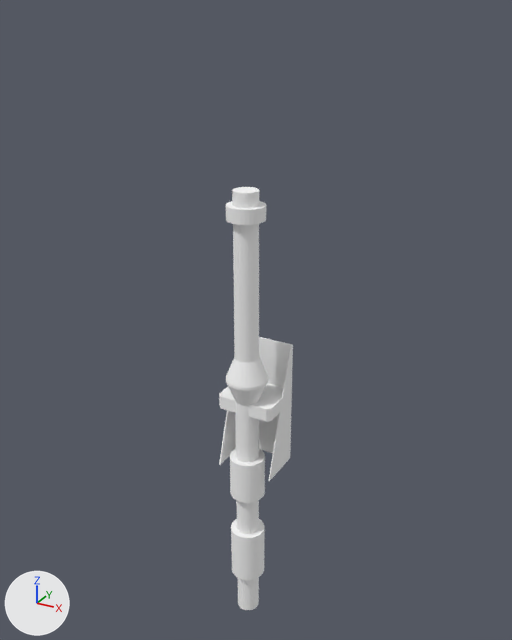
One commit to the Blender file 01-Models/Mars Rover/roverantenne.blend: the scene before it, then after it.
Both versions are drawn from a 50 mm camera at (0.96, -1.659, 1.239) aimed at (0.015, 0.059, 0.38). Arrows for +X, +Y and +Z are at lower left; the lights stay in place.
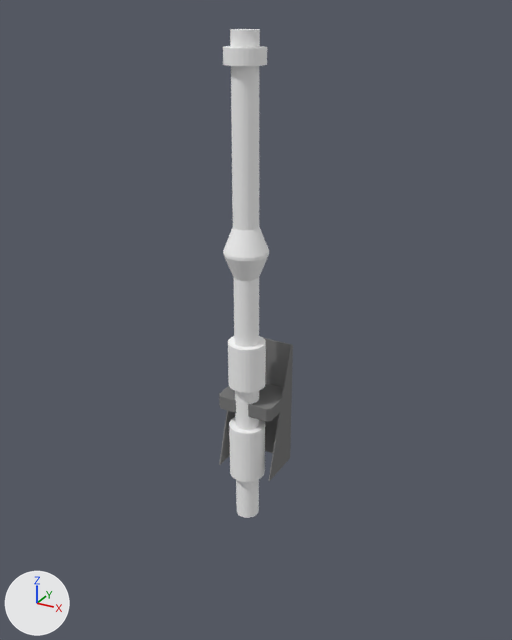
Where the change shows, as pixel boxes (x1, y1, x2, y2) in the pictures (512 x 640 px):
'mesh82', moved
    before: (226, 187, 268, 610)
    after: (223, 29, 269, 518)
'mesh136', recoloured
    both: (219, 337, 293, 481)

What changed in the scene script:
```text
Add mat_grau_normal:
    mat_grau_normal = diffuse_material('grau_normal')
    mat_grau_normal.base_color = (0.202, 0.202, 0.202)  # grey #7c7c7c
Change me_mesh136:
    where me_mesh136.from_pydata(...)  # 120 vertices, 68 faces; spans x -1.552..-1.369, y -0.31..-0.163, z 1.607..2.016
    remove me_mesh136.materials.append(mat_material0id)  # white #f7f7f7
    add me_mesh136.materials.append(mat_grau_normal)  # grey #7c7c7c
Change ob_mesh82:
    ob_mesh82.location: (1.49, 0.261, -1.711) -> (1.49, 0.261, -1.312)
```
